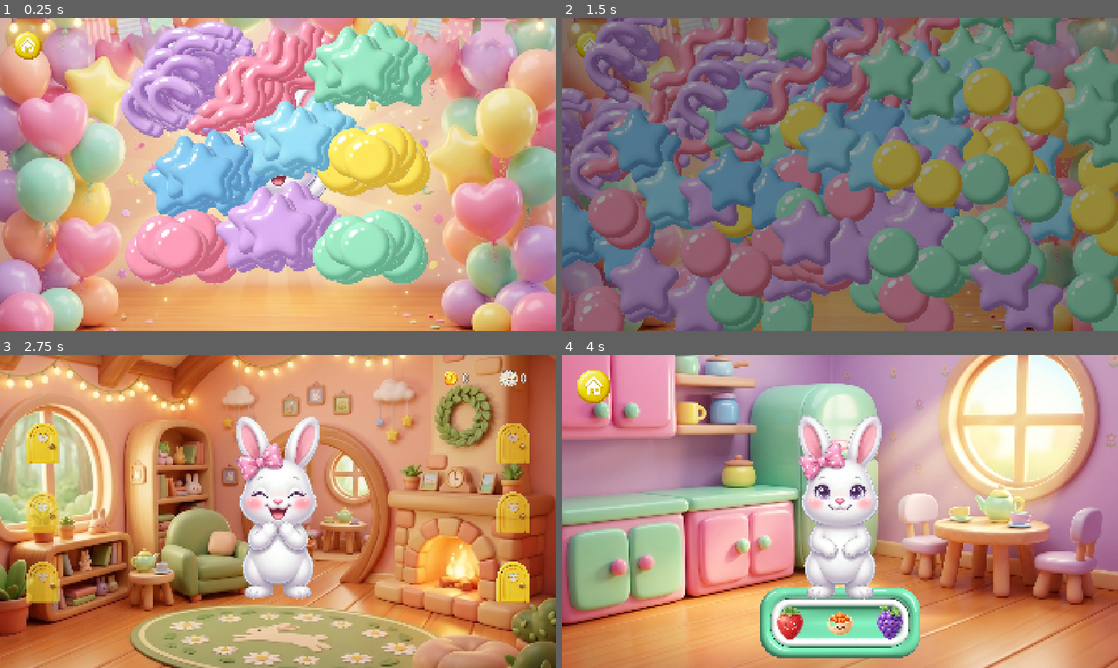
Above: before the commit, frames 1-4 (two rows, left to right).
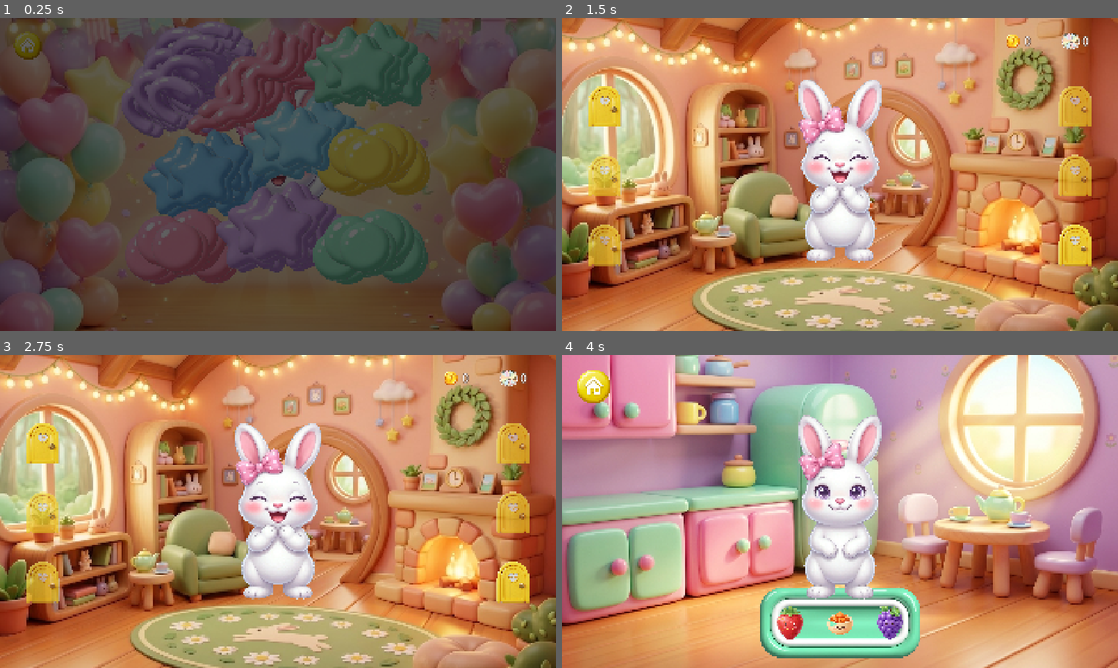
Above: after the commit, the same moments.

Repository: danielvm-git/big-quiqui-v2
Game: Godot game, scene res://scenes/celebracao.tscn
Same seed, same stepped clock (60 frames per second), same inputs: the game is played once before the commit and once after it. This scene is started directly instead of the project's main scene. Sound files missing from this copy of the repository are replaced by a short silence.
Inputs (mouse positions are in pixels of both pictures, inside the frame that each line leads up to):
- Up to frame 1 (0.25 s): no input
- Up to frame 2 (1.5 s): tap Enter at 0.5 s; drag from (840, 171) to (895, 105) at 0.52 s; drag from (589, 46) to (812, 237) at 1.27 s
- Up to frame 3 (2.75 s): move the mouse to (278, 508) at 2.02 s; tap Ctrl at 2.1 s; click (278, 508) at 2.17 s
- Up to frame 4 (4 s): drag from (606, 442) to (673, 464) at 2.77 s; drag from (840, 508) to (867, 511) at 3.52 s

The runs differ from the first frame. In frame 1, 100% of the frame differs, in the area x 0-100%, y 0-100%; in frame 2, 100%; in frame 3, 2.7%; in frame 4, nothing differs.

Commit message:
fix(e07): write the cycle reward, and never open a rewardless party
Both independent reviewers found the same must-fix, and it was real.

- the cycle reward was never saved: `_apply` mutated and emitted, `save()` was only
  called by `equip()`, and nothing ran on quit. On iPad the app is killed from the
  switcher right after the party, so the child lost +5 coins, +1 ticket and the cycle
  counter. Reproduced by both reviewers. `_apply` now writes through `save()`; the HUD's
  single `progress_changed` comes from the write itself.
- the bedroom requested the celebration even when SLEEP was not credited, so tapping the
  dimmed bedroom first produced confetti, the "parabéns" voice and 0 reward, with no way
  out but the corner button. `_finish()` now requests the celebration only when
  credited, else the hub; the celebration always leaves by itself.

New tests: write-through on a cycle (write_count +1 and a restart sees it), uncredited
finish goes home, celebration leaves even when there is nothing to pay.

Reports committed: REVIEW-A/B-e07-2026-11-06.md. Response recorded in
AUDIT-e07-epic.md.

Gate: PREFLIGHT GREEN (396 tests, 2065 asserts).

Stories: e07s01..e07s04.

Diff:
--- a/game/scripts/autoloads/progress_manager.gd
+++ b/game/scripts/autoloads/progress_manager.gd
@@ -169,11 +169,17 @@
 	_apply(coins, tickets, 1)
 
 
+## Mutates and **writes**: every caller is a money path, and a reward that lives only in
+## RAM is gone the moment iOS kills the app from the switcher. The write is atomic
+## (`.tmp` + rename), so a crash mid-write keeps the previous file.
 func _apply(coins_delta: int, tickets_delta: int, cycles_delta: int = 0) -> void:
 	data.coins = clampi(data.coins + coins_delta, 0, SaveData.MAX_COINS)
 	data.tickets = clampi(data.tickets + tickets_delta, 0, SaveData.MAX_TICKETS)
 	data.completed_cycles = clampi(data.completed_cycles + cycles_delta, 0, SaveData.MAX_CYCLES)
-	progress_changed.emit()
+	# `save()` announces the change itself (the HUD repaints once). If the write fails,
+	# the HUD still needs to know the RAM value moved.
+	if not save():
+		progress_changed.emit()
 
 
 ## TestReset entry point.
--- a/game/scripts/scenes/celebracao.gd
+++ b/game/scripts/scenes/celebracao.gd
@@ -34,7 +34,10 @@
 	_play_stream("play_music", MUSIC_PATH)
 	_play_stream("play_voice", VOICE_PATH)
 	_log("scene.ready", {"scene": "celebracao"})
+	# Close if we can, and leave either way: every other room returns to the hub by
+	# itself, and a celebration that only escapes through the corner button is a trap.
 	close_cycle()
+	_leave()
 
 
 func _process(delta: float) -> void:
--- a/game/scripts/scenes/quarto_sono.gd
+++ b/game/scripts/scenes/quarto_sono.gd
@@ -94,7 +94,9 @@
 		return
 	_credit_sleep()
 	_log("sleep.finished", {"lamp_on": lamp_on})
-	_request(CELEBRACAO_PATH)
+	# Only a credited SLEEP opens the party. Coming back after the step is free play, and
+	# a celebration with no reward behind it is worse than going home (review B).
+	_request(CELEBRACAO_PATH if credited else CASA_PATH)
 
 
 func _credit_sleep() -> void:
--- a/game/tests/integration/test_celebracao_scene.gd
+++ b/game/tests/integration/test_celebracao_scene.gd
@@ -131,3 +131,11 @@
 		for node: Node in mounted.find_children("*", "Label", true, false):
 			assert_true((node as Label).text.is_empty(), "%s carries text" % node.name)
 		mounted.queue_free()
+
+
+# e07 review B: the celebration always returns by itself, even when there is nothing to pay.
+func test_the_celebration_leaves_even_when_the_cycle_was_not_open() -> void:
+	_mount()
+	await wait_process_frames(3)
+
+	assert_eq(requested, [CASA_PATH], "the only exit is not a 120 px corner button")
--- a/game/tests/integration/test_quarto_sono_scene.gd
+++ b/game/tests/integration/test_quarto_sono_scene.gd
@@ -177,3 +177,15 @@
 		for node: Node in mounted.find_children("*", "Label", true, false):
 			assert_true((node as Label).text.is_empty(), "%s carries text" % node.name)
 		mounted.queue_free()
+
+
+# e07 review B: an uncredited SLEEP must go home, not open a rewardless party.
+func test_an_uncredited_finish_goes_home_instead_of_the_celebration() -> void:
+	_mount()
+	await wait_process_frames(3)
+	_tuck()
+	_tap(scene.lamp)
+
+	assert_eq(scene.fsm.state, SleepScene.STATE_FINISHED)
+	assert_false(scene.credited, "the loop was never in SLEEP")
+	assert_eq(requested, [SleepScene.CASA_PATH], "the hub, not a rewardless celebration")
--- a/game/tests/unit/test_progress_manager.gd
+++ b/game/tests/unit/test_progress_manager.gd
@@ -199,3 +199,19 @@
 		assert_false(pm.call("equip", SaveData.SLOT_HEAD, bad), bad)
 		assert_false(pm.call("equip", "bad slot!", "coroa"), "slot must be an id too")
 	assert_eq(pm.call("equipped", SaveData.SLOT_HEAD), "")
+
+
+# e07 review (both reviewers): the reward must reach the disk, not only the RAM.
+func test_completing_a_cycle_writes_the_save() -> void:
+	pm.set_test_mode(true)
+	pm.reset()
+	var before: int = pm.write_count
+
+	pm.complete_cycle()
+
+	assert_eq(pm.write_count, before + 1, "exactly one write for the cycle")
+	assert_true(FileAccess.file_exists(pm.save_path), "the save file exists")
+	var coins_after: int = pm.get_coins()
+	pm.data = SaveData.new()
+	pm.load_or_default()
+	assert_eq(pm.get_coins(), coins_after, "and a restart sees the reward")
Not shown, changed: specs/verifications/AUDIT-e07-epic.md
Not shown, added: specs/verifications/REVIEW-A-e07-2026-11-06.md
Not shown, added: specs/verifications/REVIEW-B-e07-2026-11-06.md
